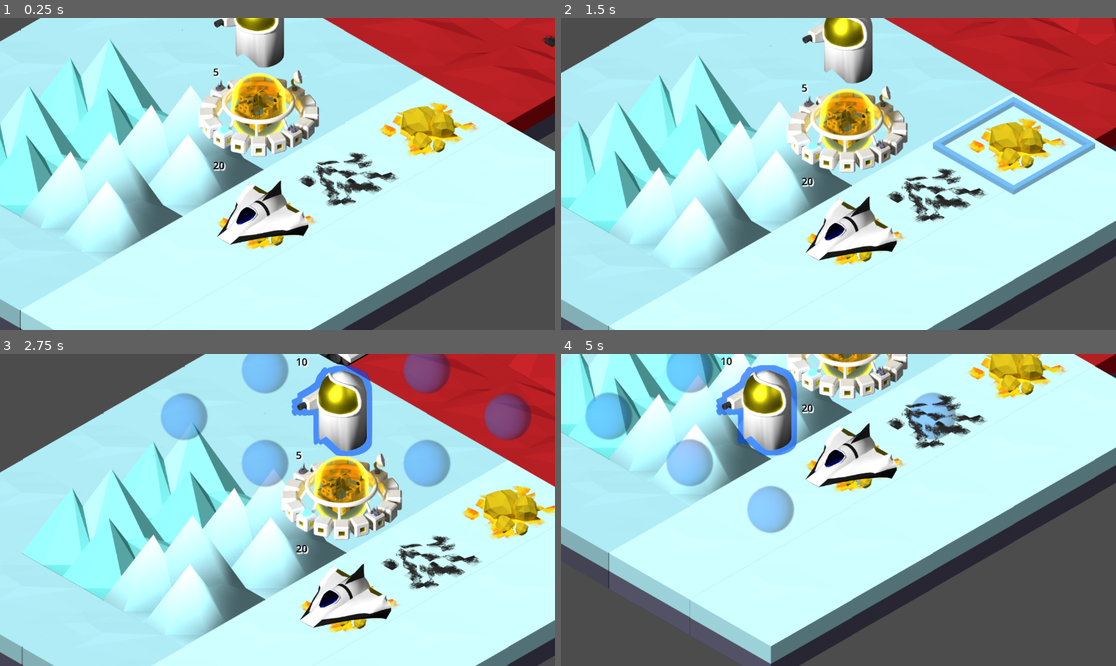
Above: before the commit, frames 1-4 (two rows, left to right).
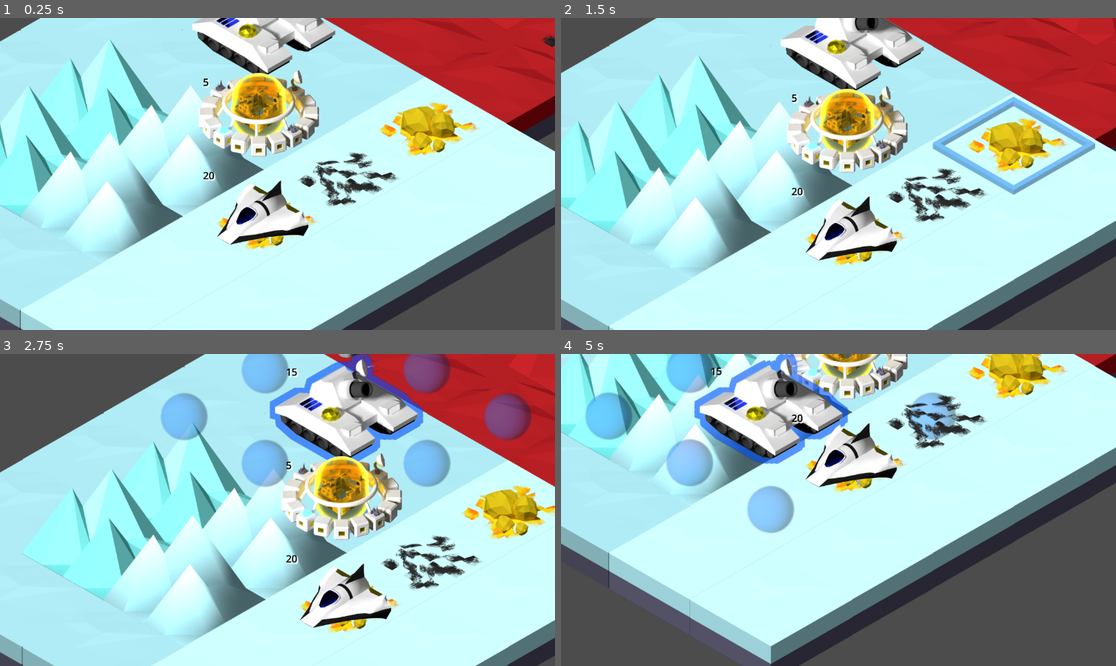
Above: after the commit, the same moments.

Repository: lifflander/stp
Game: Godot game, scene res://node_2d.tscn
Same seed, same stepped clock (60 frames per second), same inputs: the game is played once before the commit and once after it.
Inputs (mouse positions are in pixels of both pictures, inside the frame that each line leads up to):
- Up to frame 1 (0.25 s): no input
- Up to frame 2 (1.5 s): tap Enter at 0.5 s; move the mouse to (960, 158) at 0.52 s; click (960, 158) at 0.67 s; tap Space at 1.25 s; drag from (727, 189) to (810, 236) at 1.27 s
- Up to frame 3 (2.75 s): move the mouse to (333, 441) at 2.02 s; click (333, 441) at 2.17 s
- Up to frame 4 (5 s): tap Enter at 2.75 s; drag from (810, 572) to (672, 463) at 2.77 s; move the mouse to (1005, 556) at 3.52 s; click (1005, 556) at 3.67 s; tap Space at 4.25 s; drag from (672, 463) to (755, 432) at 4.27 s

The runs differ from the first frame. In frame 1, 3.1% of the frame differs, in the area x 34-61%, y 0-53%; in frame 2, 3.9%; in frame 3, 5.8%, in the area x 48-77%, y 0-68%; in frame 4, 5.6%.

Commit message:
a bunch of improvements

Diff:
--- a/LogicEngine.gd
+++ b/LogicEngine.gd
@@ -4,7 +4,6 @@
 
 var turn_counter : int = 0
 var players : Array[Player]
-var all_units : Array[Unit]
 
 const unit_tile_set : int = 8
 
@@ -12,7 +11,7 @@
 	var player_id : int = -1
 	var last_turn_completed : int = -1
 	var units : Array[Unit]
-	var basses : Array[Base]
+	var bases : Array[Base]
 	var tile_map : IsoTileMap
 	var le : LogicEngine
 
@@ -22,12 +21,21 @@
 		le = in_le
 
 		# Dummy insertion of a unit
-		units.append(Unit.new(in_le, tile_map, Vector2i(player_id, player_id), unit_tile_set, player_id))
+		if player_id == 0:
+			units.append(SpacemanUnit.new(in_le, tile_map, Vector2i(player_id, player_id)))
+		elif player_id == 1:
+			units.append(TankUnit.new(in_le, tile_map, Vector2i(player_id, player_id)))
+		elif player_id == 2:
+			units.append(ColonypodUnit.new(in_le, tile_map, Vector2i(player_id, player_id)))
+		elif player_id == 3:
+			units.append(SpaceshipUnit.new(in_le, tile_map, Vector2i(player_id, player_id)))
 
 class Base:
 	var location : Vector2i
 	var tile_map : IsoTileMap
 	var le : LogicEngine
+	var name : String = "Atari"
+	var level : int = 1
 
 	func _init(in_le : LogicEngine, in_tile_map : IsoTileMap, in_location : Vector2i):
 		tile_map = in_tile_map
@@ -37,7 +45,7 @@
 		renderAtLocation()
 
 	func renderAtLocation():
-		tile_map.base_layer[tile_map.convertTo1D(location)] = Vector2i(0, 0)
+		tile_map.base_layer[tile_map.convertTo1D(location)] = Vector2i(level - 1, 0)
 
 class UnitAbilities:
 	var distance : int = 1
@@ -53,22 +61,14 @@
 	var tile_map : IsoTileMap
 	var unit_source_id : int
 	var le : LogicEngine
-	var unit_type : int = 0
+	var unit_coord : Vector2i
 
-	func _init(in_le : LogicEngine, in_tile_map : IsoTileMap, in_location : Vector2i, in_unit_source_id : int, in_unit_type : int):
+	func _init(in_le : LogicEngine, in_tile_map : IsoTileMap, in_location : Vector2i, in_unit_source_id : int, in_unit_coord : Vector2i):
 		tile_map = in_tile_map
 		location = in_location
 		unit_source_id = in_unit_source_id
-		unit_type = in_unit_type
-
-		if unit_type == 3:
-			abilities.hp = 20
-
-		if unit_type == 2:
-			abilities.hp = 5
-
+		unit_coord = in_unit_coord
 		le = in_le
-		le.all_units.append(self)
 		renderAtLocation()
 
 	func changeLocation():
@@ -78,20 +78,54 @@
 
 	func renderAtLocation():
 		print("renderAtLocation location=", location)
-		if unit_type == 0:
-			tile_map.unit_layer[tile_map.convertTo1D(location)] = Vector2i(0, 0)
-		elif unit_type == 1:
-			tile_map.unit_layer[tile_map.convertTo1D(location)] = Vector2i(2, 0)
-		elif unit_type == 2:
-			tile_map.unit_layer[tile_map.convertTo1D(location)] = Vector2i(4, 0)
-		else:
-			tile_map.unit_layer[tile_map.convertTo1D(location)] = Vector2i(5, 0)
+		tile_map.unit_layer[tile_map.convertTo1D(location)] = unit_coord
 		tile_map.unit_tile_set_layer[tile_map.convertTo1D(location)] = unit_source_id
 		tile_map.unit_layer_health[tile_map.convertTo1D(location)] = abilities.hp
-		if unit_type == 2:
-			tile_map.unit_layer_build[tile_map.convertTo1D(location)] = 1
+		renderBuilders()
+
+	func renderBuilders():
+		pass
+
+class SpacemanUnit extends Unit:
+	func _init(in_le : LogicEngine, in_tile_map : IsoTileMap, in_location : Vector2i):
+		var unit_source_id : int = unit_tile_set
+		var unit_coords : Vector2i = Vector2i(2, 0)
+		abilities.hp = 10
+		super(in_le, in_tile_map, in_location, unit_source_id, unit_coords)
+
+
+class TankUnit extends Unit:
+	func _init(in_le : LogicEngine, in_tile_map : IsoTileMap, in_location : Vector2i):
+		var unit_source_id : int = unit_tile_set
+		var unit_coords : Vector2i = Vector2i(0, 0)
+		abilities.hp = 15
+		super(in_le, in_tile_map, in_location, unit_source_id, unit_coords)
+
+class ColonypodUnit extends Unit:
+	func _init(in_le : LogicEngine, in_tile_map : IsoTileMap, in_location : Vector2i):
+		var unit_source_id : int = unit_tile_set
+		var unit_coords : Vector2i = Vector2i(4, 0)
+		abilities.hp = 5
+		super(in_le, in_tile_map, in_location, unit_source_id, unit_coords)
+
+	func renderBuilders():
+		tile_map.unit_layer_build[tile_map.convertTo1D(location)] = 1
+
+class SpaceshipUnit extends Unit:
+	func _init(in_le : LogicEngine, in_tile_map : IsoTileMap, in_location : Vector2i):
+		var unit_source_id : int = unit_tile_set
+		var unit_coords : Vector2i = Vector2i(5, 0)
+		abilities.hp = 20
+		super(in_le, in_tile_map, in_location, unit_source_id, unit_coords)
 
 var is_initialized : bool = false
+
+func get_base(location : Vector2i) -> Base:
+	for p in players:
+		for i in range(len(p.bases)):
+			if p.bases[i].location == location:
+				return p.bases[i]
+	return null
 
 func build_city(unit_location : Vector2i):
 	for p in players:
@@ -100,15 +134,16 @@
 			if p.units[i].location == unit_location:
 				p.units[i].changeLocation()
 				p.units.remove_at(i)
-				p.basses.append(Base.new(self, tile_map, unit_location))
+				p.bases.append(Base.new(self, tile_map, unit_location))
 				break
 
 func move_unit(unit_location : Vector2i, new_location : Vector2i):
-	for u in all_units:
-		if u.location == unit_location:
-			u.changeLocation()
-			u.location = new_location
-			u.renderAtLocation()
+	for p in players:
+		for i in range(len(p.units)):
+			if p.units[i].location == unit_location:
+				p.units[i].changeLocation()
+				p.units[i].location = new_location
+				p.units[i].renderAtLocation()
 
 func initialize(num_players : int):
 	for i in num_players:
--- a/TileMap.gd
+++ b/TileMap.gd
@@ -112,6 +112,11 @@
 func _process(delta):
 	var layer : int = 0
 
+	for child in label_holder.get_children():
+		label_holder.remove_child(child)
+	for child in sprite_holder.get_children():
+		sprite_holder.remove_child(child)
+
 	# Draw the base map layer
 	for x in range(width):
 		for y in range(height):
@@ -139,6 +144,26 @@
 			var base_to_draw : Vector2i = base_layer[lin_idx]
 			if base_to_draw.x != -1 and base_to_draw.y != -1:
 				set_cell(layer, Vector2i(x,y), 12, base_to_draw, 0)
+				var the_base = logic_engine.get_base(Vector2i(x,y))
+				the_base.name
+
+				var new_label : Label = Label.new()
+				new_label.position.x = 40
+				new_label.label_settings = load("res://base-name-label-settings.tres")
+				new_label.text = the_base.name
+
+				var poly_pos = map_to_local(Vector2i(x, y))
+				poly_pos.x -= 75
+				var global_pos = to_global(poly_pos)
+				var new_poly : Polygon2D = Polygon2D.new()
+				new_poly.position = global_pos
+				var height : int = 75
+				var width : int = 200
+				new_poly.set_polygon(PackedVector2Array([Vector2(0,0),Vector2(width,0),Vector2(width,height),Vector2(0,height)]))
+				new_poly.set_color(Color(0,0,0,0.7))
+				new_poly.add_child(new_label)
+
+				label_holder.add_child(new_poly)
 
 	if selected_cell.x != -1 and selected_cell.y != -1:
 		if hasUnitOnSquare(selected_cell) and selected_times % 2 == 0:
@@ -169,11 +194,6 @@
 		set_cell(selection_layer, topx, 9, Vector2i(3,0), 0)
 		set_cell(selection_layer, bottomx, 9, Vector2i(3,0), 0)
 
-	for child in label_holder.get_children():
-		label_holder.remove_child(child)
-	for child in sprite_holder.get_children():
-		sprite_holder.remove_child(child)
-
 	# draw health decorators
 	for x in range(width):
 		for y in range(height):
@@ -181,8 +201,8 @@
 			if unit_layer_health[lin_idx] != -1:
 				var new_label : Label = Label.new()
 				var label_pos = map_to_local(Vector2i(x, y))
-				label_pos.x -= 150
-				label_pos.y -= tile_set.tile_size.y - 50
+				label_pos.x -= 180
+				label_pos.y -= tile_set.tile_size.y - 80
 				var global_pos = to_global(label_pos)
 				new_label.position = global_pos
 				new_label.label_settings = load("res://unit-hp-label-settings.tres")
--- /dev/null
+++ b/base-name-label-settings.tres
@@ -0,0 +1,9 @@
+[gd_resource type="LabelSettings" format=3 uid="uid://bfclbjcqa6ume"]
+
+[resource]
+font_size = 50
+font_color = Color(0.254902, 0.47451, 1, 1)
+outline_color = Color(0.466667, 0.639216, 1, 1)
+shadow_size = 0
+shadow_color = Color(0.466667, 0.466667, 0.466667, 0.490196)
+shadow_offset = Vector2(2.08165e-12, 2.08165e-12)
--- a/iso-tileset-2.tres
+++ b/iso-tileset-2.tres
@@ -13,6 +13,7 @@
 tile_data = PackedInt32Array(0, 65536, 0, 1, 65536, 0, 2, 65536, 0, 65538, 65536, 0)
 
 [sub_resource type="TileSetAtlasSource" id="TileSetAtlasSource_v8dyp"]
+resource_name = "UnitSetSelected"
 texture = ExtResource("2_t27ds")
 separation = Vector2i(7, 0)
 texture_region_size = Vector2i(480, 450)
@@ -108,6 +109,7 @@
 6:0/0/texture_origin = Vector2i(0, 55)
 
 [sub_resource type="TileSetAtlasSource" id="TileSetAtlasSource_somb0"]
+resource_name = "UnitSet"
 texture = ExtResource("2_t27ds")
 separation = Vector2i(7, 0)
 texture_region_size = Vector2i(480, 450)
